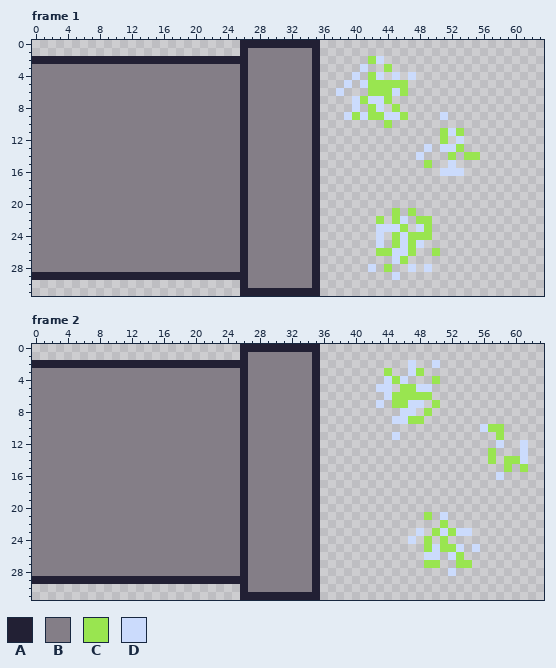
Two states of a pixel-art file, game/assets/steam_pipe/steam_pipe.aseprite. This is how it looked before the edit.
64x32 pixels, 4 frames. Shown: frame 1, frame 2. The commit also changed other frames, which this record leaves out.
Palette (. is transparent): A #222034  B #847e87  C #99e550  D #cbdbfc
Once edited:
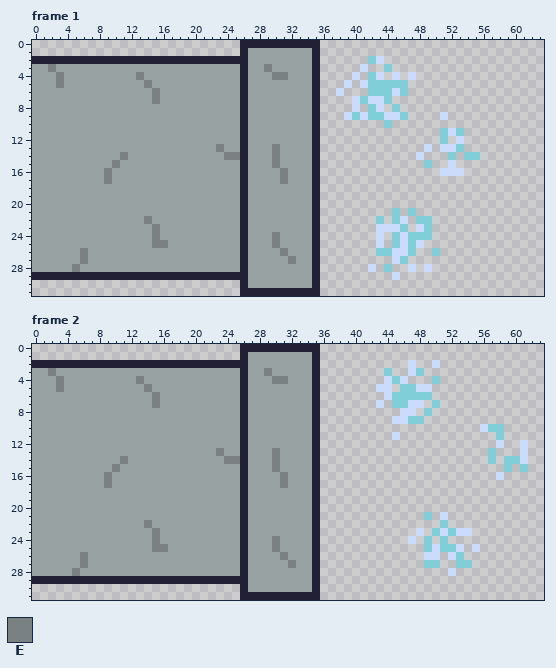
Colours new in this view: E #798182
The commit says: polishing steam pipe and road
The exact change:
{"colour":"B","old":"#847e87","new":"#98a2a3"}
{"colour":"C","old":"#99e550","new":"#80ced7"}
{"where": "frame 1, layer \"Pipe\""}
{"frame":1,"y":3,"x":2,"old":"B","new":"E"}
{"frame":1,"y":3,"x":29,"old":"B","new":"E"}
{"frame":1,"y":4,"x":3,"old":"B","new":"E"}
{"frame":1,"y":4,"x":13,"old":"B","new":"E"}
{"frame":1,"y":4,"x":30,"old":"BB","new":"EE"}
{"frame":1,"y":5,"x":3,"old":"B","new":"E"}
{"frame":1,"y":5,"x":14,"old":"B","new":"E"}
{"frame":1,"y":6,"x":15,"old":"B","new":"E"}
{"frame":1,"y":7,"x":15,"old":"B","new":"E"}
{"frame":1,"y":13,"x":23,"old":"B","new":"E"}
{"frame":1,"y":13,"x":30,"old":"B","new":"E"}
{"frame":1,"y":14,"x":11,"old":"B","new":"E"}
{"frame":1,"y":14,"x":24,"old":"BB","new":"EE"}
{"frame":1,"y":14,"x":30,"old":"B","new":"E"}
{"frame":1,"y":15,"x":10,"old":"B","new":"E"}
{"frame":1,"y":15,"x":30,"old":"B","new":"E"}
{"frame":1,"y":16,"x":9,"old":"B","new":"E"}
{"frame":1,"y":16,"x":31,"old":"B","new":"E"}
{"frame":1,"y":17,"x":9,"old":"B","new":"E"}
{"frame":1,"y":17,"x":31,"old":"B","new":"E"}
{"frame":1,"y":22,"x":14,"old":"B","new":"E"}
{"frame":1,"y":23,"x":15,"old":"B","new":"E"}
{"frame":1,"y":24,"x":15,"old":"B","new":"E"}
{"frame":1,"y":24,"x":30,"old":"B","new":"E"}
{"frame":1,"y":25,"x":15,"old":"BB","new":"EE"}
{"frame":1,"y":25,"x":30,"old":"B","new":"E"}
{"frame":1,"y":26,"x":6,"old":"B","new":"E"}
{"frame":1,"y":26,"x":31,"old":"B","new":"E"}
{"frame":1,"y":27,"x":6,"old":"B","new":"E"}
{"frame":1,"y":27,"x":32,"old":"B","new":"E"}
{"frame":1,"y":28,"x":5,"old":"B","new":"E"}
{"where": "frame 2, layer \"Pipe\""}
{"frame":2,"y":3,"x":2,"old":"B","new":"E"}
{"frame":2,"y":3,"x":29,"old":"B","new":"E"}
{"frame":2,"y":4,"x":3,"old":"B","new":"E"}
{"frame":2,"y":4,"x":13,"old":"B","new":"E"}
{"frame":2,"y":4,"x":30,"old":"BB","new":"EE"}
{"frame":2,"y":5,"x":3,"old":"B","new":"E"}
{"frame":2,"y":5,"x":14,"old":"B","new":"E"}
{"frame":2,"y":6,"x":15,"old":"B","new":"E"}
{"frame":2,"y":7,"x":15,"old":"B","new":"E"}
{"frame":2,"y":13,"x":23,"old":"B","new":"E"}
{"frame":2,"y":13,"x":30,"old":"B","new":"E"}
{"frame":2,"y":14,"x":11,"old":"B","new":"E"}
{"frame":2,"y":14,"x":24,"old":"BB","new":"EE"}
{"frame":2,"y":14,"x":30,"old":"B","new":"E"}
{"frame":2,"y":15,"x":10,"old":"B","new":"E"}
{"frame":2,"y":15,"x":30,"old":"B","new":"E"}
{"frame":2,"y":16,"x":9,"old":"B","new":"E"}
{"frame":2,"y":16,"x":31,"old":"B","new":"E"}
{"frame":2,"y":17,"x":9,"old":"B","new":"E"}
{"frame":2,"y":17,"x":31,"old":"B","new":"E"}
{"frame":2,"y":22,"x":14,"old":"B","new":"E"}
{"frame":2,"y":23,"x":15,"old":"B","new":"E"}
{"frame":2,"y":24,"x":15,"old":"B","new":"E"}
{"frame":2,"y":24,"x":30,"old":"B","new":"E"}
{"frame":2,"y":25,"x":15,"old":"BB","new":"EE"}
{"frame":2,"y":25,"x":30,"old":"B","new":"E"}
{"frame":2,"y":26,"x":6,"old":"B","new":"E"}
{"frame":2,"y":26,"x":31,"old":"B","new":"E"}
{"frame":2,"y":27,"x":6,"old":"B","new":"E"}
{"frame":2,"y":27,"x":32,"old":"B","new":"E"}
{"frame":2,"y":28,"x":5,"old":"B","new":"E"}
{"label":"changed","picture_box":[32,48,312,288]}
{"label":"changed","picture_box":[352,56,408,128]}
{"label":"changed","picture_box":[424,128,480,168]}
{"label":"changed","picture_box":[376,208,440,272]}
{"label":"changed","picture_box":[32,352,312,592]}
{"label":"changed","picture_box":[384,368,440,424]}
{"label":"changed","picture_box":[488,424,528,472]}
{"label":"changed","picture_box":[424,512,472,568]}
